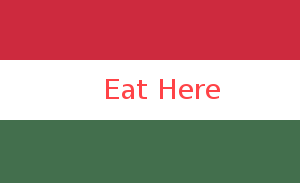
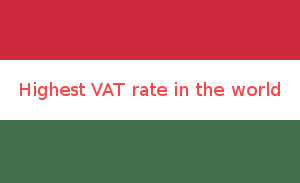
The second (300, 183) image is a revision of the first. Changes to its layers:
painted on "Eat Here" over [20,79,280,100]
